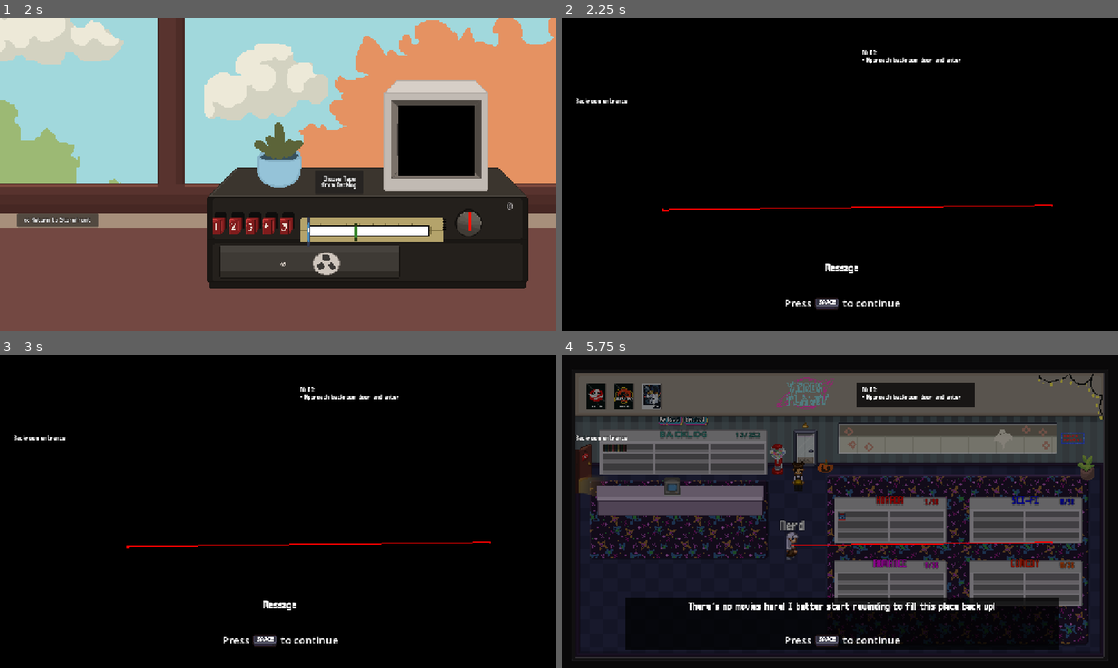
Above: before the commit, frames 1-4 (two rows, left to right).
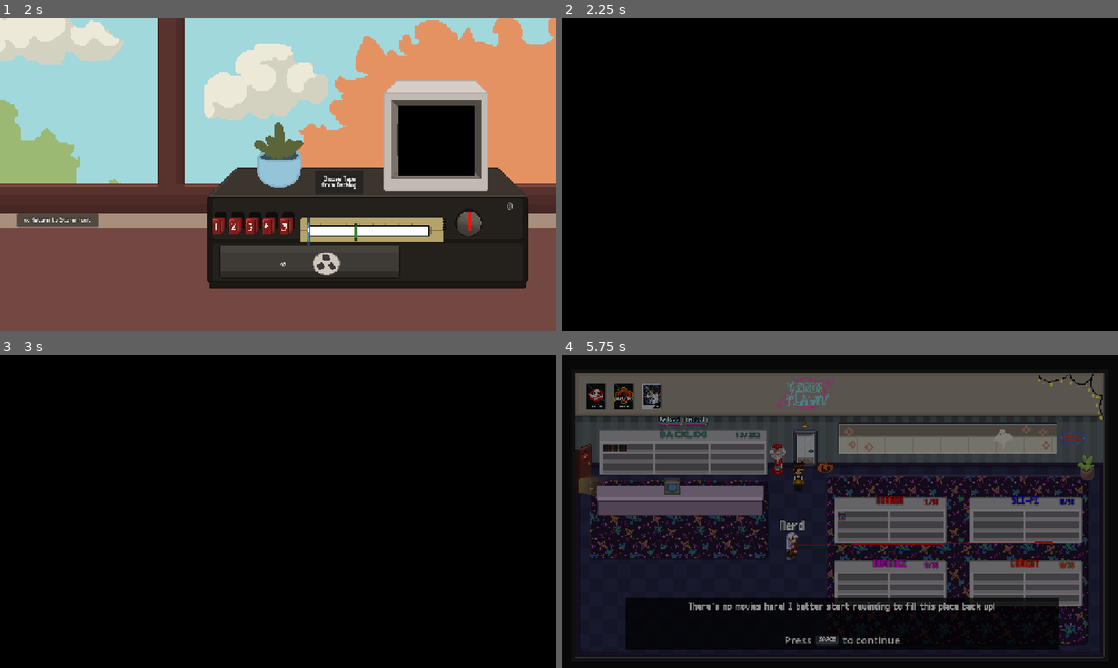
Above: after the commit, the same moments.

Repository: Sleeping-Robot-Games/video-planet
Game: Godot game, scene res://title/title.tscn
Two runs of this game, one before a commit and one after it. Both use one fixed random seed, a clock stepped at 60 frames per second and the inputs below. The engine's default icon, where the game draws it, is replaced by a stand-in: a white triangle on a blue panel in a dark square. Video files are missing from this copy of the repository; at most half a second of black plays in their place.
Inputs (mouse positions are in pixels of both pictures, inside the frame that each line leads up to):
- Up to frame 1 (2 s): tap Enter at 0.5 s; move the mouse to (400, 158) at 0.52 s; hold Right (dial_right) 0.53-1.25 s; tap 1 (1) at 0.6 s; tap 2 (2) at 0.8 s; click "Backroom" at 1.25 s
- Up to frame 2 (2.25 s): click "<< Return to Storefront" at 2 s
- Up to frame 3 (3 s): tap Space (continue) at 2.75 s; move the mouse to (166, 527) at 2.77 s; hold S (walk_down) from 2.78 s (still down); tap 2 (2) at 2.85 s
- Up to frame 4 (5.75 s): tap 3 (3) at 3.05, 3.6 s; tap Space (continue) at 3.5 s; move the mouse to (895, 442) at 3.52 s; release S (walk_down) at 3.53 s; hold Right (dial_right) 3.53-4.28 s; tap 4 (4) at 3.8, 4.35 s; move the mouse to (812, 574) at 4.27 s; hold W (walk_up) 4.28-5.03 s; tap 5 (5) at 4.55, 5.1 s; move the mouse to (1006, 558) at 5.02 s; hold Left (dial_left) from 5.03 s (still down); tap 1 (1) at 5.3 s

Frame 1 is identical in both runs. In frame 2, 1.0% of the frame differs, in the area x 2-89%, y 10-94%; in frame 3, 0.9%; in frame 4, 2.8%, in the area x 2-89%, y 8-93%.

Commit message:
fix storefront hud

Diff:
--- a/storefront/dialogue/dialogue.gd
+++ b/storefront/dialogue/dialogue.gd
@@ -35,3 +35,4 @@
 	hide()
 	g.is_dialogue_open = false
 	storefront.show_todo()
+	storefront.show_backroom_label()
--- a/storefront/storefront.gd
+++ b/storefront/storefront.gd
@@ -2,6 +2,7 @@
 
 @onready var backroom_label: Label = $HUD/BackroomLabel
 @onready var todo_panel: Panel = $HUD/ToDo
+@onready var fade_black: ColorRect = $HUD/FadeBlack
 
 var music_player: AudioStreamPlayer
 
@@ -11,24 +12,24 @@
 	init_shelves()
 	$Player.position = Vector2(272, 140) if g.is_clocking_in else Vector2(73, 139)
 	g.player_movement_disabled = true
-	$FadeBlack.color = Color.BLACK
-	$FadeBlack.show()
+	fade_black.color = Color.BLACK
+	fade_black.show()
 
 	if g.is_new_game:
 		var tween = get_tree().create_tween()
 		tween.tween_interval(1.5)
 		tween.tween_callback(a.play_random_sfx.bind('storefront_door_entry'))
-		tween.tween_property($FadeBlack, 'modulate:a', 0.5, 2)
+		tween.tween_property(fade_black, 'modulate:a', 0.5, 2)
 		tween.tween_callback($HUD/Dialogue.set_player_message.bind('There’s no movies here! I better start rewinding to fill this place back up!'))
-		tween.tween_property($FadeBlack, 'modulate:a', 0.0, 2)
-		tween.tween_callback($FadeBlack.hide)
+		tween.tween_property(fade_black, 'modulate:a', 0.0, 2)
+		tween.tween_callback(fade_black.hide)
 		tween.tween_callback(unfreeze_player)
 		g.is_new_game = false
 	else:
 		var tween = get_tree().create_tween()
 		tween.tween_interval(.75)
-		tween.tween_property($FadeBlack, 'modulate:a', 0.5, 1)
-		tween.tween_callback($FadeBlack.hide)
+		tween.tween_property(fade_black, 'modulate:a', 0.5, 1)
+		tween.tween_callback(fade_black.hide)
 		tween.tween_callback(unfreeze_player)
 
 	g.is_clocking_in = false
@@ -61,3 +62,9 @@
 
 func hide_todo() -> void:
 	todo_panel.hide()
+
+func show_backroom_label() -> void:
+	$HUD/BackroomEntranceLabel.show()
+
+func hide_backroom_label() -> void:
+	$HUD/BackroomEntranceLabel.hide()
--- a/storefront/storefront.tscn
+++ b/storefront/storefront.tscn
@@ -310,27 +310,10 @@
 position = Vector2(110, 221)
 destinations = [NodePath("../Target1"), NodePath("../Target2"), NodePath("../Target3"), NodePath("../Target4")]
 
-[node name="Website" parent="." instance=ExtResource("17_qepj0")]
-visible = false
-z_index = 3
-offset_left = 0.0
-offset_top = 0.0
-offset_right = 1280.0
-offset_bottom = 720.0
-scale = Vector2(0.5, 0.5)
-
-[node name="FadeBlack" type="ColorRect" parent="."]
-visible = false
-z_index = 4
-custom_minimum_size = Vector2(1280, 720)
-offset_right = 40.0
-offset_bottom = 40.0
-scale = Vector2(0.5, 0.5)
-color = Color(0, 0, 0, 1)
-
 [node name="HUD" type="CanvasLayer" parent="."]
 
 [node name="ToDo" type="Panel" parent="HUD"]
+visible = false
 offset_left = 678.0
 offset_top = 65.0
 offset_right = 949.0
@@ -365,6 +348,7 @@
 - Approach backroom door and enter"
 
 [node name="Dialogue" parent="HUD" instance=ExtResource("19_ur6w1")]
+visible = false
 anchors_preset = 0
 anchor_left = 0.0
 anchor_top = 0.0
@@ -388,6 +372,7 @@
 text = "PRESS 'E' to Rewind VHS Tapes"
 
 [node name="BackroomEntranceLabel" type="Label" parent="HUD"]
+visible = false
 offset_left = 32.0
 offset_top = 185.0
 offset_right = 151.0
@@ -395,5 +380,17 @@
 theme = ExtResource("20_22fc6")
 text = "Backroom entrance"
 
+[node name="Website" parent="HUD" instance=ExtResource("17_qepj0")]
+visible = false
+z_index = 3
+
+[node name="FadeBlack" type="ColorRect" parent="HUD"]
+visible = false
+z_index = 4
+custom_minimum_size = Vector2(1280, 720)
+offset_right = 1280.0
+offset_bottom = 720.0
+color = Color(0, 0, 0, 1)
+
 [connection signal="body_entered" from="Backroomdoor/BackRoomDoorArea2D" to="." method="_on_back_room_door_area_2d_body_entered"]
 [connection signal="body_exited" from="Backroomdoor/BackRoomDoorArea2D" to="." method="_on_back_room_door_area_2d_body_exited"]
--- a/website/computer.gd
+++ b/website/computer.gd
@@ -1,6 +1,6 @@
 extends Sprite2D
 
-@onready var website: ColorRect = $'../../Website'
+@onready var website: TextureRect = $'../../HUD/Website'
 
 func _input(event):
 	if event.is_action_pressed('interact') and $PressKey.visible:
--- a/website/listing.gd
+++ b/website/listing.gd
@@ -13,10 +13,10 @@
 @onready var neg_review_count: Label = $ReviewCounts/Counts/Negative/Count
 @onready var reviews_container: VBoxContainer = $Reviews/List
 
-var website: ColorRect = null
+var website: TextureRect = null
 var movie_id: String = '000'
 
-func init(_website: ColorRect) -> void:
+func init(_website: TextureRect) -> void:
 	website = _website
 
 func set_movie(_movie_id: String):
--- a/website/website.gd
+++ b/website/website.gd
@@ -1,4 +1,4 @@
-extends ColorRect
+extends TextureRect
 
 var listing_scene = preload('res://website/listing.tscn')
 
--- a/website/website.tscn
+++ b/website/website.tscn
@@ -1,10 +1,11 @@
-[gd_scene load_steps=4 format=3 uid="uid://bahogvabt6amf"]
+[gd_scene load_steps=5 format=3 uid="uid://bahogvabt6amf"]
 
 [ext_resource type="Script" uid="uid://dvoa2bgniijt7" path="res://website/website.gd" id="1_6c0tl"]
+[ext_resource type="Texture2D" uid="uid://i6a1xwtvrwtw" path="res://website/bg_002.png" id="1_sq2lu"]
 [ext_resource type="Texture2D" uid="uid://bo3occen3lknt" path="res://website/clear_icon.svg" id="2_6c0tl"]
 [ext_resource type="Theme" path="res://ui_theme.tres" id="2_fayii"]
 
-[node name="Website" type="ColorRect"]
+[node name="Website" type="TextureRect"]
 custom_minimum_size = Vector2(1280, 720)
 anchors_preset = 8
 anchor_left = 0.5
@@ -17,7 +18,7 @@
 offset_bottom = 360.0
 grow_horizontal = 2
 grow_vertical = 2
-color = Color(0.13333334, 0.08235294, 0.18431373, 1)
+texture = ExtResource("1_sq2lu")
 script = ExtResource("1_6c0tl")
 
 [node name="Container" type="VBoxContainer" parent="."]
@@ -51,7 +52,6 @@
 [node name="Search" type="LineEdit" parent="Container/Header/VBox/Filters"]
 custom_minimum_size = Vector2(240, 0)
 layout_mode = 2
-text = "a"
 placeholder_text = "Search Titles..."
 alignment = 1
 clear_button_enabled = true
Not shown: 3 places in storefront/storefront.tscn that only renumber resources
Binary file added: website/bg_001.png
Not shown, added: website/bg_001.png.import
Binary file added: website/bg_002.png
Not shown, added: website/bg_002.png.import
